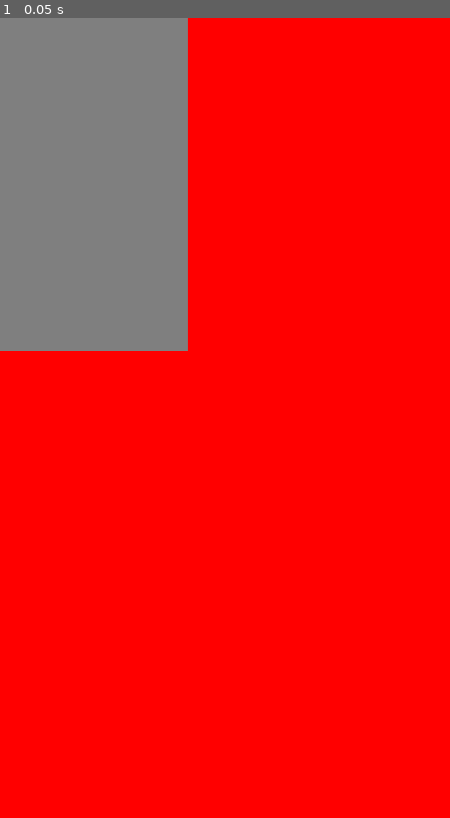
Above: before the commit, frame 1.
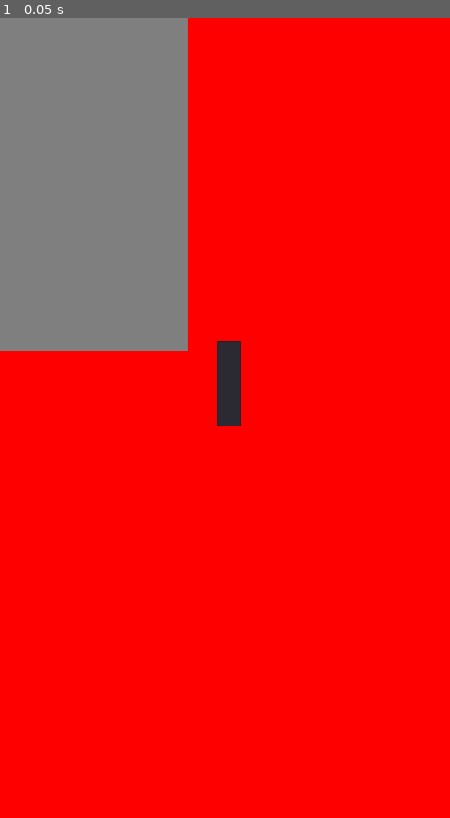
Above: after the commit, the same moment.

Repository: wiznob/chibGarden
Game: Godot game, scene res://Scenes/test.tscn
Two runs of this game, one before a commit and one after it. Both use one fixed random seed, a clock stepped at 60 frames per second and the inputs below. This scene is started directly instead of the project's main scene.
Inputs:
- Up to frame 1 (0.05 s): no input

The runs differ from the first frame. In frame 1, 0.6% of the frame differs, in the area x 48-54%, y 40-51%.

Commit message:
textfield

Diff:
--- a/Scenes/Chib.tscn
+++ b/Scenes/Chib.tscn
@@ -2,7 +2,6 @@
 
 [ext_resource path="res://chibImage/chib body.png" type="Texture" id=1]
 [ext_resource path="res://Scenes/scripts/titleScreen.gd" type="Script" id=2]
-[ext_resource path="res://Bar.tres" type="Theme" id=3]
 [ext_resource path="res://chibImage/eyes 1.png" type="Texture" id=4]
 [ext_resource path="res://chibImage/chib arm.png" type="Texture" id=5]
 [ext_resource path="res://chibImage/chib leg.png" type="Texture" id=6]
@@ -65,6 +64,8 @@
 "speed": 10.0
 } ]
 
+[sub_resource type="Theme" id=5]
+
 [sub_resource type="StyleBoxFlat" id=1]
 bg_color = Color( 0.0313726, 0.862745, 1, 1 )
 border_width_left = 10
@@ -129,7 +130,6 @@
 position = Vector2( -7.60571, -679.05 )
 scale = Vector2( 0.922532, 0.876941 )
 frames = SubResource( 4 )
-frame = 1
 playing = true
 
 [node name="ChibArm2" type="Sprite" parent="ChibBody"]
@@ -148,7 +148,7 @@
 margin_right = 501.0
 margin_bottom = -43.0
 rect_pivot_offset = Vector2( 226, 24 )
-theme = ExtResource( 3 )
+theme = SubResource( 5 )
 custom_colors/font_color = Color( 0, 0, 0, 1 )
 custom_styles/fg = SubResource( 1 )
 custom_styles/bg = SubResource( 2 )
@@ -176,7 +176,7 @@
 margin_right = 501.0
 margin_bottom = -100.0
 rect_pivot_offset = Vector2( 248, 24 )
-theme = ExtResource( 3 )
+theme = SubResource( 5 )
 custom_colors/font_color = Color( 0, 0, 0, 1 )
 custom_styles/fg = SubResource( 1 )
 custom_styles/bg = SubResource( 2 )
@@ -204,7 +204,7 @@
 margin_right = 502.0
 margin_bottom = -158.0
 rect_pivot_offset = Vector2( 248, 24 )
-theme = ExtResource( 3 )
+theme = SubResource( 5 )
 custom_colors/font_color = Color( 0, 0, 0, 1 )
 custom_styles/fg = SubResource( 1 )
 custom_styles/bg = SubResource( 2 )
@@ -232,7 +232,7 @@
 margin_right = 502.0
 margin_bottom = -220.0
 rect_pivot_offset = Vector2( 248, 24 )
-theme = ExtResource( 3 )
+theme = SubResource( 5 )
 custom_colors/font_color = Color( 0, 0, 0, 1 )
 custom_styles/fg = SubResource( 1 )
 custom_styles/bg = SubResource( 2 )
--- a/Scenes/scripts/titleScreen.gd
+++ b/Scenes/scripts/titleScreen.gd
@@ -32,5 +32,11 @@
 	get_tree().quit()
 
 
+
 #func _on_optionButton_pressed():
 	#get_tree().change_scene(whatever option is called when done)
+
+
+func _on_LineEdit_text_entered(new_text):
+
+	print(new_text)
--- a/Scenes/test.tscn
+++ b/Scenes/test.tscn
@@ -1,6 +1,7 @@
-[gd_scene load_steps=2 format=2]
+[gd_scene load_steps=3 format=2]
 
 [ext_resource path="res://addons/SafeArea/SafeArea.gd" type="Script" id=1]
+[ext_resource path="res://Scenes/scripts/titleScreen.gd" type="Script" id=2]
 
 [node name="Root" type="Control"]
 anchor_right = 1.0
@@ -20,3 +21,26 @@
 margin_right = 1080.0
 margin_bottom = 1920.0
 color = Color( 0.501961, 0.501961, 0.501961, 1 )
+
+[node name="HBoxContainer" type="HBoxContainer" parent="."]
+anchor_left = 0.5
+anchor_top = 0.5
+anchor_right = 0.5
+anchor_bottom = 0.5
+margin_left = -20.0
+margin_top = -184.0
+margin_right = 184.0
+margin_bottom = 20.0
+
+[node name="LineEdit" type="LineEdit" parent="HBoxContainer"]
+margin_right = 58.0
+margin_bottom = 204.0
+script = ExtResource( 2 )
+
+[node name="displayText" type="Label" parent="HBoxContainer"]
+margin_left = 62.0
+margin_top = 95.0
+margin_right = 62.0
+margin_bottom = 109.0
+
+[connection signal="text_entered" from="HBoxContainer/LineEdit" to="HBoxContainer/LineEdit" method="_on_LineEdit_text_entered"]
